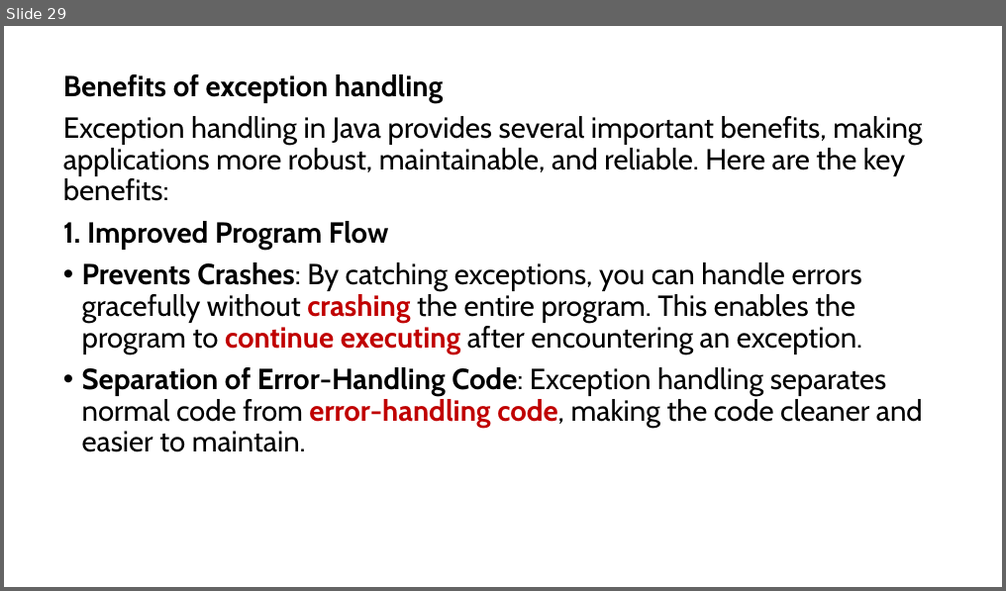
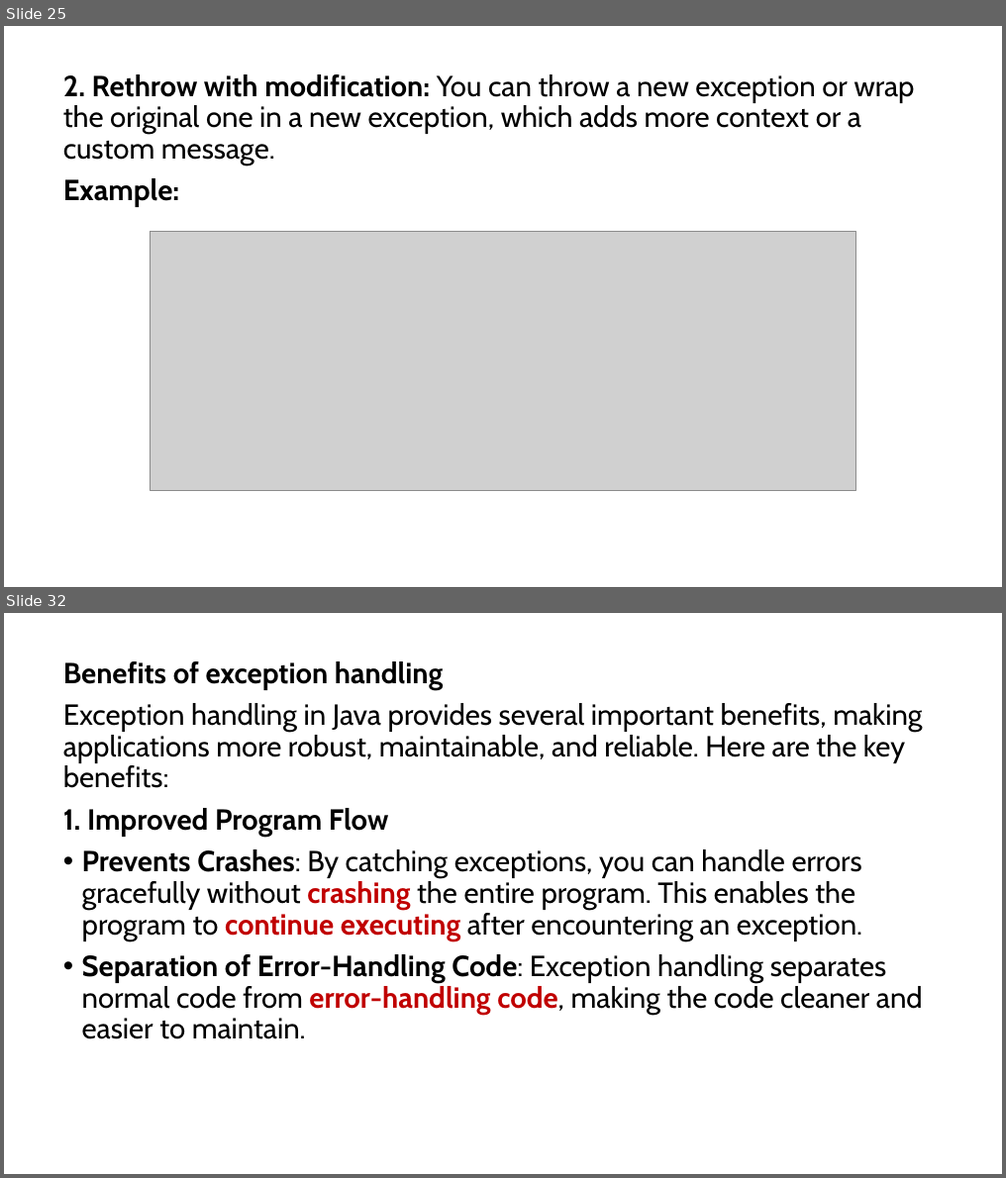
Before and after one commit to PRAMOD-VISHNU-NAIK/MCA-2nd-Sem-Shridevi-College, a slide deck: Theory Class-Notes/Complete Syllabus and Notes/Module-4 Exception Handling.pptx. Shown one above the other, each under a label of ours: slide 29 before the commit, slides 25 and 32 after it; the slides between them are not shown. The pictures are 1006x591 and 1006x1178 pixels, drawn with LibreOffice and Linux fonts; fonts in the diff are those of the drawing; grey boxes stand for pictures. Boxes give left, top, right and bottom in pixels: in the first picture for what was removed or moved away, otherwise in the second. Text is boxed around its words. In the diff, an @@ line names an element or a change of style, - is before the commit and + after.

```diff
--- a/Theory Class-Notes/Complete Syllabus and Notes/Module-4 Exception Handling.pptx
+++ b/Theory Class-Notes/Complete Syllabus and Notes/Module-4 Exception Handling.pptx
@@ slide 25 added at [4, 26, 1002, 587], background #FFFFFF @@
@@ text added at [63, 75, 915, 207], 28 pt, text #000000 @@
+2. Rethrow with modification: You can throw a new exception or wrap the original one in a new exception, which adds more context or a custom message.
+Example:
@@ picture added at [150, 231, 856, 490] @@
@@ what was slide 29 is now slide 32 @@
```
Also in this commit, not shown: 2 slides changed, 6 other slides added, 4 slides removed, 2 other files.
